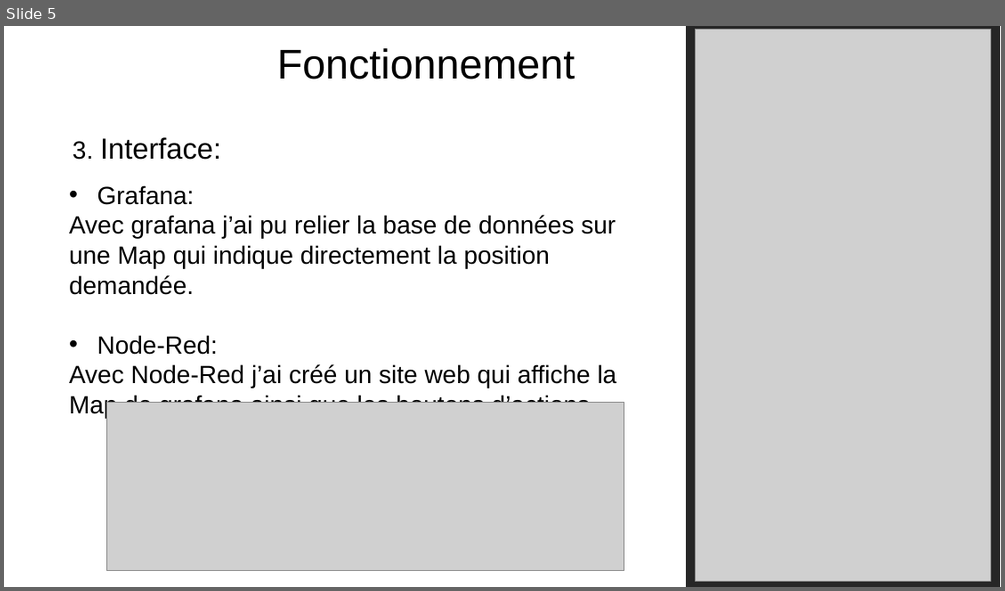
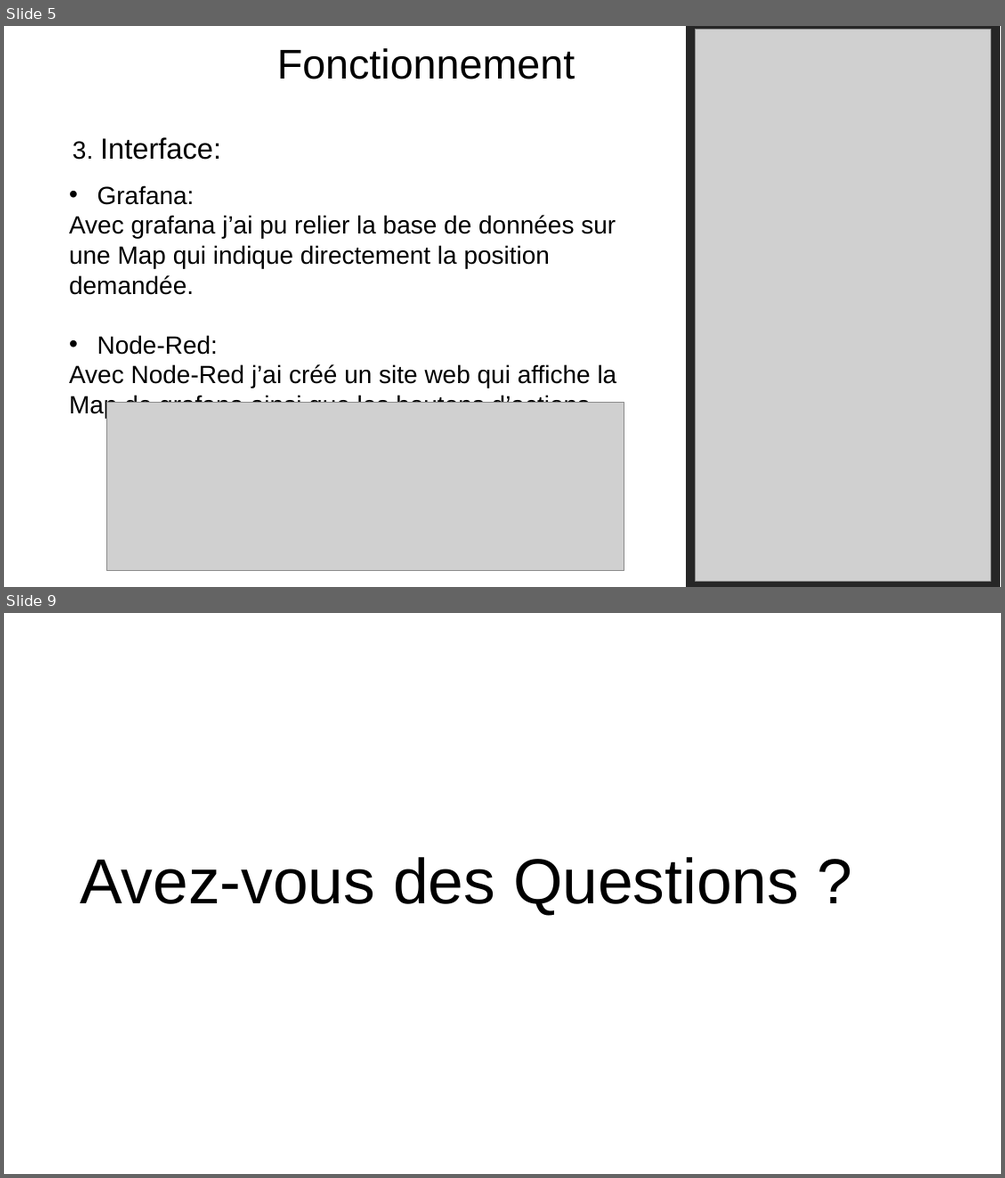
Before and after one commit to AlexiaGst/GeoBag, a slide deck: Présentations/Finale/GeoBag.odp. Shown one above the other, each under a label of ours: slide 5 before the commit, slides 5 and 9 after it; the slides between them are not shown. The pictures are 1005x591 and 1005x1178 pixels, drawn with LibreOffice and Linux fonts; fonts in the diff are those of the drawing; grey boxes stand for pictures. Boxes give left, top, right and bottom in pixels: in the first picture for what was removed or moved away, otherwise in the second. Text is boxed around its words. In the diff, an @@ line names an element or a change of style, - is before the commit and + after.

```diff
--- a/Présentations/Finale/GeoBag.odp
+++ b/Présentations/Finale/GeoBag.odp
@@ slide 9 added at box(4, 613, 1001, 1174), background #FFFFFF @@
@@ title added at box(80, 857, 799, 915), 61.2 pt, text #000000 @@
+Avez-vous des Questions ?
```
Also in this commit, not shown: 3 slides changed, 1 other slide added.
